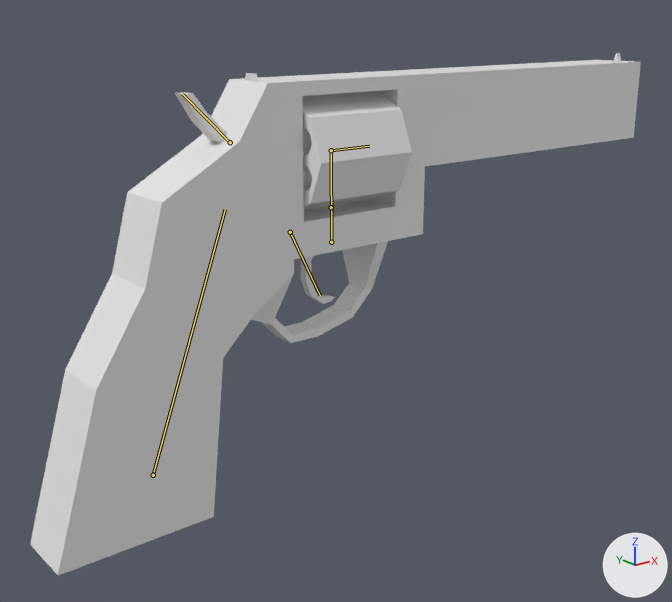
What one commit did to the Blender file BlenderTutorial/revolver.blend.
Both versions are drawn from a camera (50 mm lens) standing at (-1.61, -2.03, 0.37) and looking at (0.06, 0.05, -0.46). Lighting does not change. The marker at lower right points along +X, +Y and +Z. The picture after the commit comes second. Both versions are drawn at frame 1 of the action 'RevolverFire'; the numbers are the values there. The bones that bend it are drawn over the model as lines.
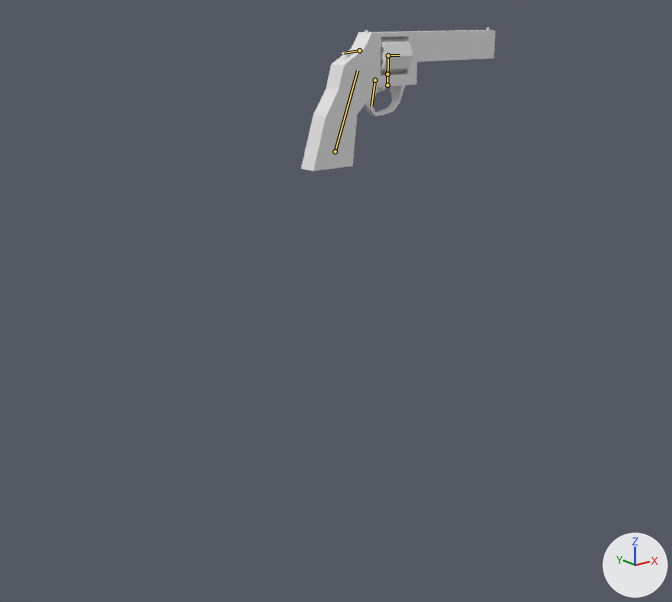
Edits to the scene script, one JSON object a line:
```json
{"block": "bone_rig_object", "where": "bone_rig_object = bpy.data.objects['Armature']  # the whole rig 'Armature'"}
{"op": "set", "path": "bone_rig_object.location", "old": "(-0.6456, 0.0, -0.789)", "new": "(0.0, 0.0, 0.0)"}
{"op": "set", "path": "bone_rig_object.scale", "old": "(1.0, 1.0, 1.0)", "new": "(0.316, 0.316, 0.316)"}
{"block": "bone_hammer", "where": "bone_hammer = bpy.data.objects['Armature'].pose.bones['hammer']  # child of 'root'"}
{"op": "set", "path": "bone_hammer.rotation_quaternion", "old": "(1.0, 0.0, 0.0, 0.0)", "new": "(0.906, 0.0, 0.0, 0.424)", "note": "degrees (0, 0, 0) -> degrees (0, 0, 50)"}
{"block": "bone_trigger", "where": "bone_trigger = bpy.data.objects['Armature'].pose.bones['trigger']  # child of 'root'"}
{"op": "set", "path": "bone_trigger.rotation_quaternion", "old": "(1.0, 0.0, 0.0, 0.0)", "new": "(0.947, 0.0, 0.0, -0.321)", "note": "degrees (0, 0, 0) -> degrees (0, 0, -37)"}
```

Changed parts and their boxes [x1, y1, x2, y2] in the pictures (672 x 602 px):
```json
{"object": "Cube", "change": "posed", "before": [30, 53, 641, 575], "after": [301, 27, 495, 171], "on screen": "68% narrower, 72% shorter"}
{"object": "Cylinder", "change": "posed", "before": [302, 91, 412, 211], "after": [381, 37, 413, 74], "on screen": "70% narrower, 69% shorter"}
{"object": "Cube.002", "change": "posed", "before": [175, 92, 227, 142], "after": [342, 51, 356, 55]}
{"object": "Cube.001", "change": "posed", "before": [300, 255, 335, 304], "after": [371, 86, 387, 110]}
{"bone": "hammer", "before": "(230, 142) to (182, 94)", "after": "(359, 50) to (343, 53)"}
{"bone": "trigger", "before": "(290, 232) to (320, 295)", "after": "(375, 80) to (371, 106)"}
```
